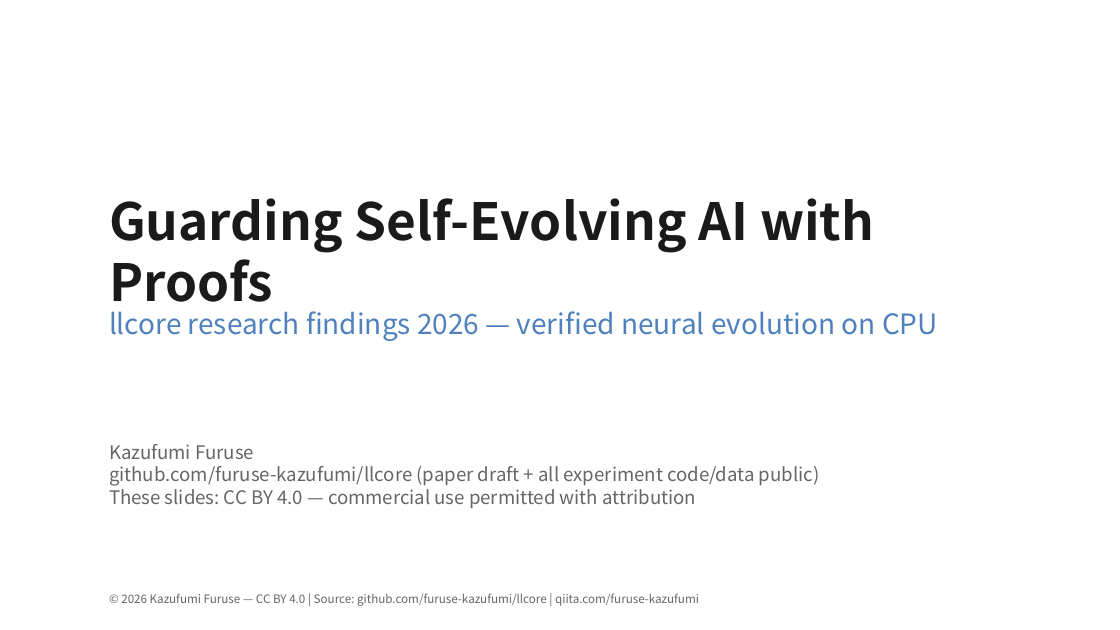
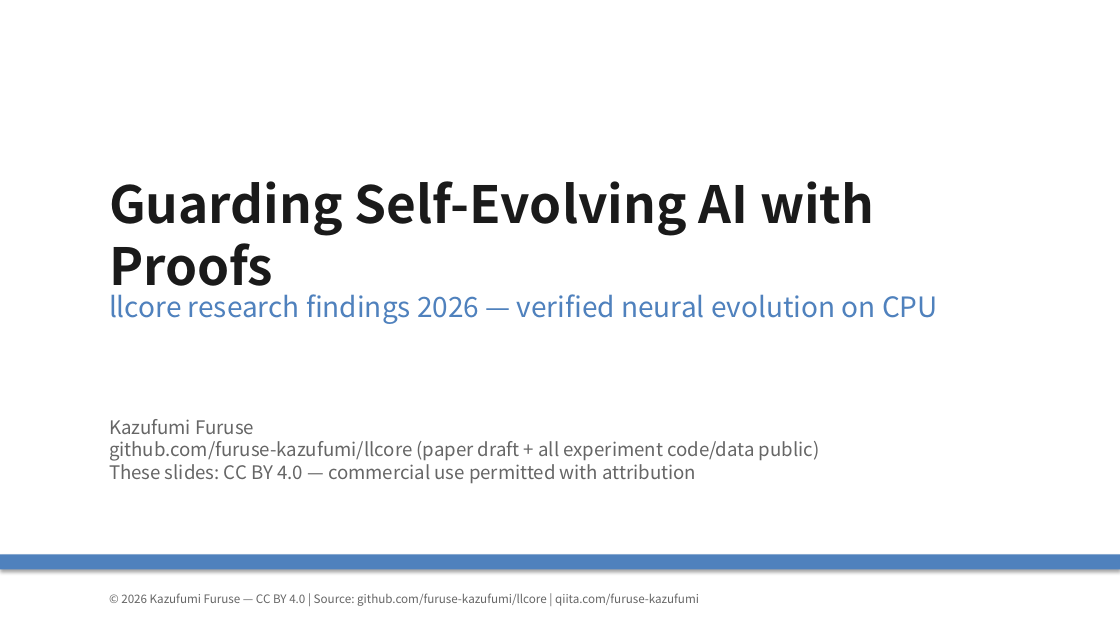
Before and after one commit to furuse-kazufumi/llcore, a slide deck: slide 1 of slides/llcore_findings_2026_en.pptx. Drawn at 1120x630 pixels with LibreOffice and Linux fonts; fonts in the diff are those of the drawing. Boxes give left, top, right and bottom in pixels: in the first picture for what was removed or moved away, otherwise in the second. Text is boxed around its words. In the diff, an @@ line names an element or a change of style, - is before the commit and + after.

```diff
--- a/slides/llcore_findings_2026_en.pptx
+++ b/slides/llcore_findings_2026_en.pptx
@@ text "Guarding Self-Evolving AI with Proofs": place and size @@
-text "Guarding Self-Evolving AI with Proofs" at box(109, 198, 874, 314)
+text "Guarding Self-Evolving AI with Proofs" at box(109, 181, 874, 297)
@@ text "llcore research findings 2026 — ...": place and size @@
-text "llcore research findings 2026 — ..." at box(109, 311, 938, 341)
+text "llcore research findings 2026 — ..." at box(109, 294, 938, 324)
@@ text "Kazufumi Furuse": place and size @@
-text "Kazufumi Furuse" at box(109, 444, 820, 509)
+text "Kazufumi Furuse" at box(109, 419, 820, 484)
@@ rectangle added at box(0, 555, 1120, 570), fill #4F81BD @@
```
Also in this commit, not shown: 9 other slides changed, 2 other files.
